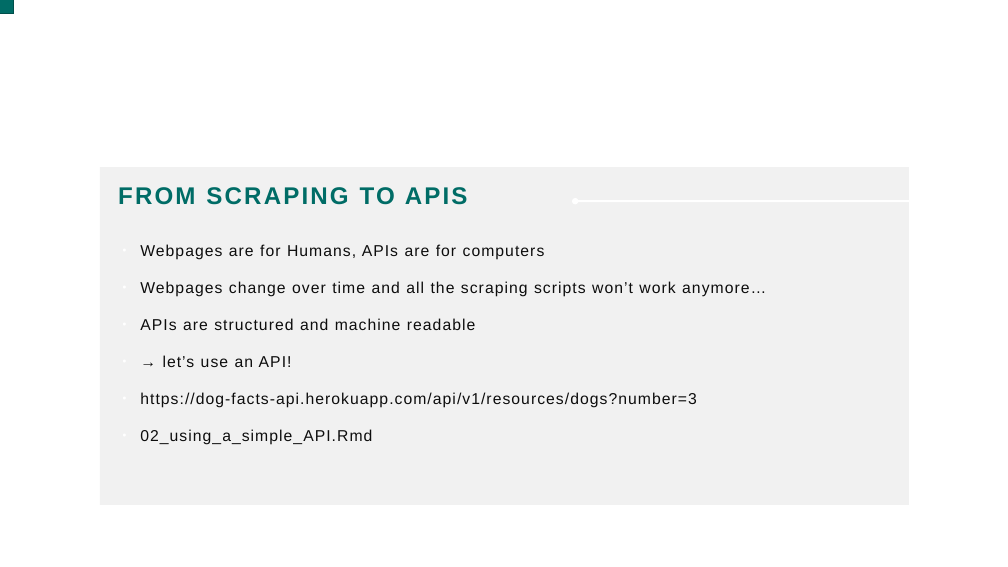
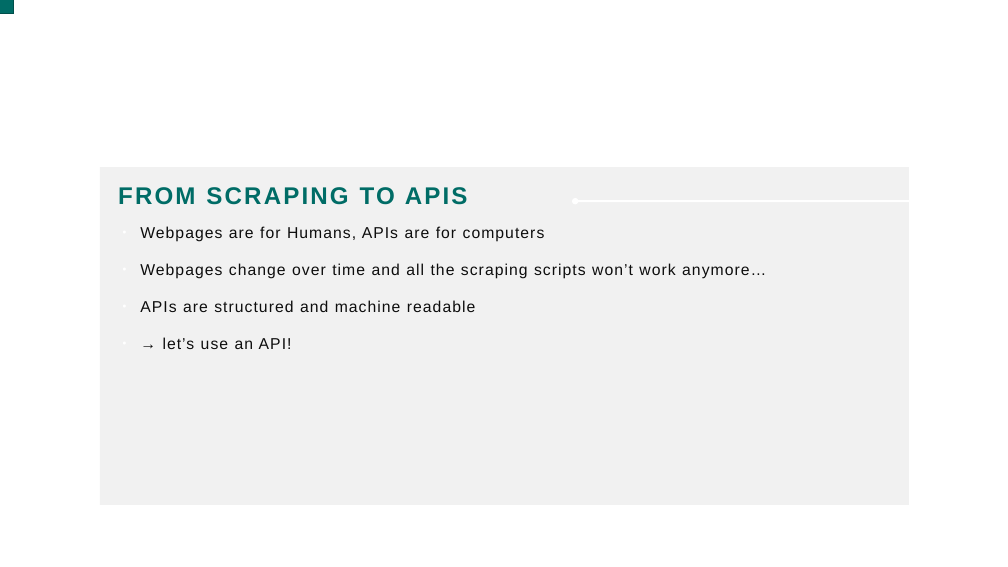
Before and after one commit to tomthe/2022-07-Summer-Incubator-Workshop-Internet-and-APIs, a slide deck: slide 11 of Introduction_Internet.odp. Drawn at 1008x567 pixels with LibreOffice and Linux fonts; fonts in the diff are those of the drawing; background and template pictures are left out. Boxes give left, top, right and bottom in pixels: in the first picture for what was removed or moved away, otherwise in the second. Text is boxed around its words. In the diff, an @@ line names an element or a change of style, - is before the commit and + after.

Commit message:
update presentation

```diff
--- a/Introduction_Internet.odp
+++ b/Introduction_Internet.odp
@@ text "Webpages are for Humans, APIs ...": place and size @@
-text "Webpages are for Humans, APIs ..." at box(140, 244, 766, 445)
+text "Webpages are for Humans, APIs ..." at box(140, 226, 766, 349)
@@ text at box(140, 392, 697, 445): paragraphs removed @@
-● https://dog-facts-api.herokuapp.com/api/v1/resources/dogs?number=3
-● 02_using_a_simple_API.Rmd
```
Also in this commit, not shown: 1 other slide changed, 1 slide added, 1 other file.
